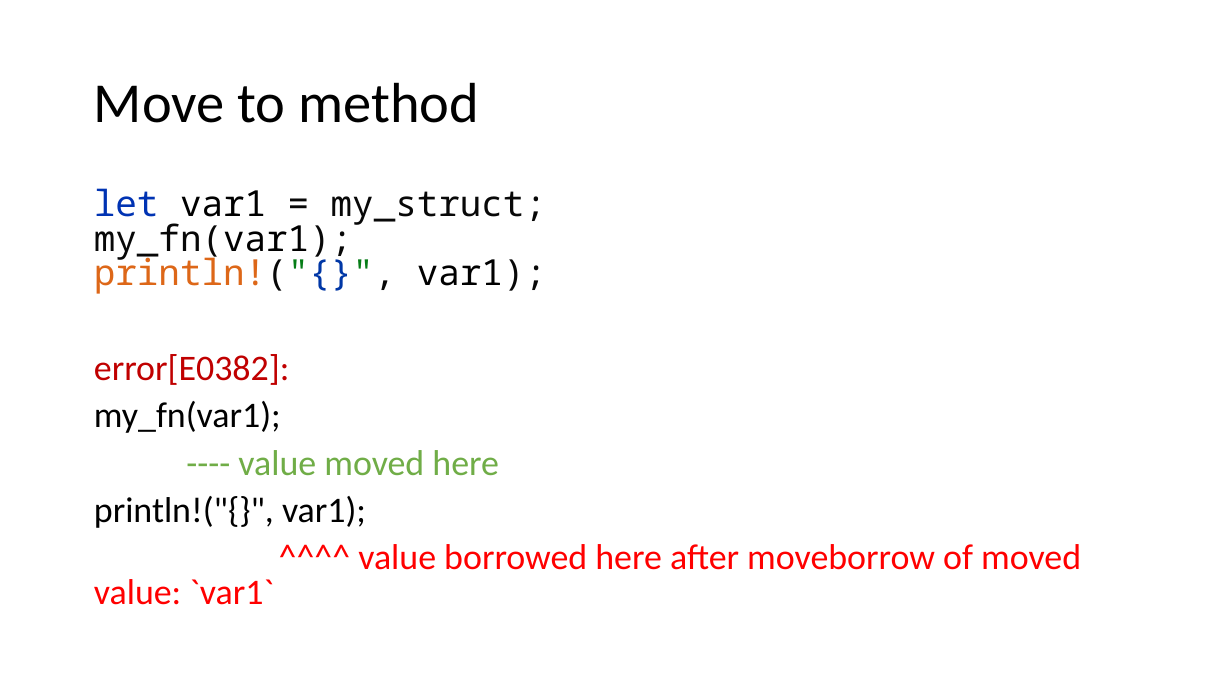
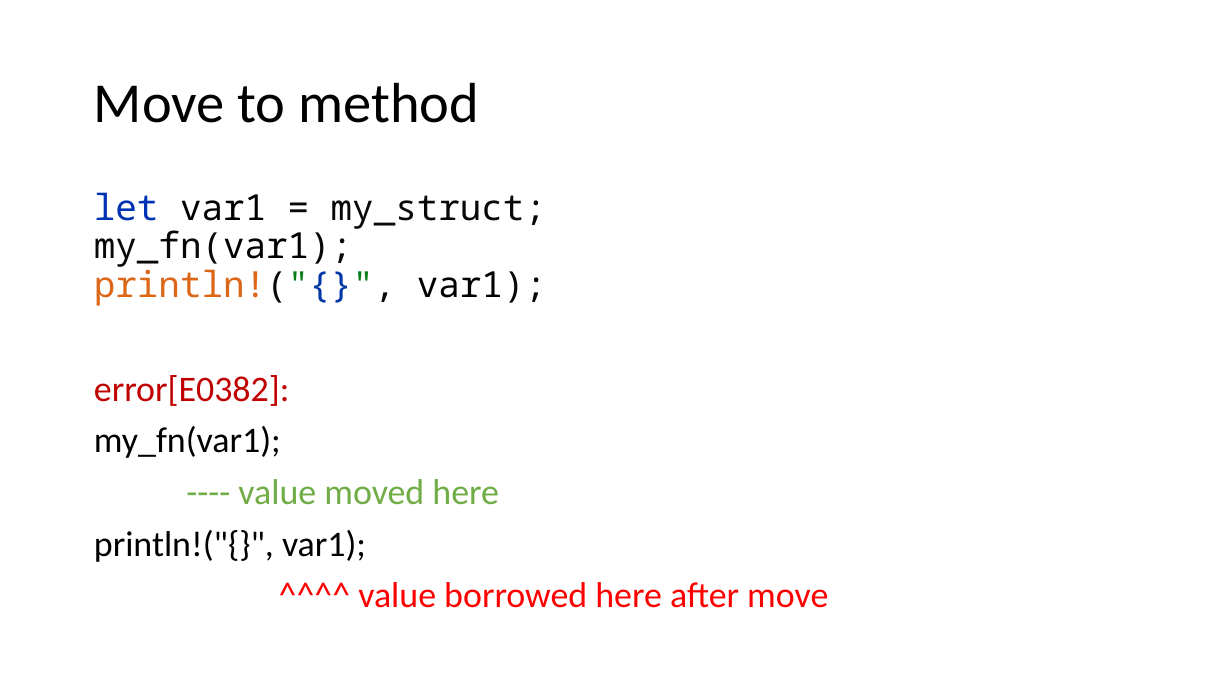
Before and after one commit to kugushev/course-rust-basics, a slide deck: slide 8 of pres/03-Ownership.pptx. Drawn at 1232x693 pixels with LibreOffice and Linux fonts; fonts in the diff are those of the drawing. Boxes give left, top, right and bottom in pixels: in the first picture for what was removed or moved away, otherwise in the second. Text is boxed around its words. In the diff, an @@ line names an element or a change of style, - is before the commit and + after.

```diff
--- a/pres/03-Ownership.pptx
+++ b/pres/03-Ownership.pptx
@@ text at [94,192,546,562]: line spacing 0.8 to 0.9 @@
@@ text at [358,582,828,608]: text changed @@
-^^^^ value borrowed here after moveborrow of moved value: `var1`
+^^^^ value borrowed here after move
```
Also in this commit, not shown: 9 other slides changed, 13 slides added, 11 slides removed, 2 other files.
